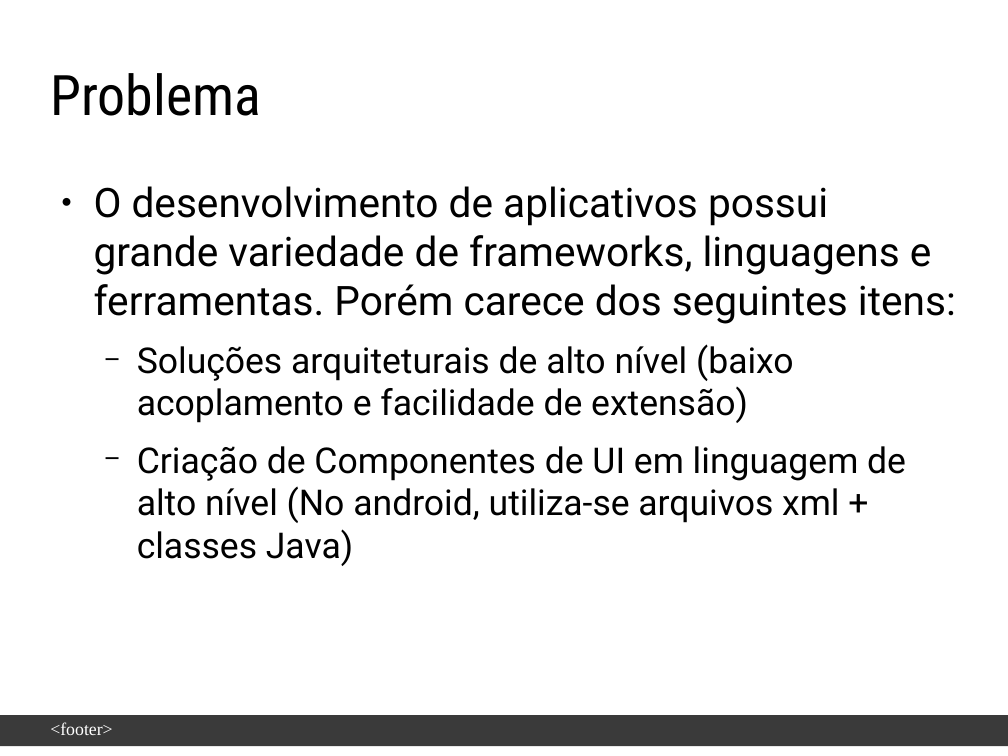
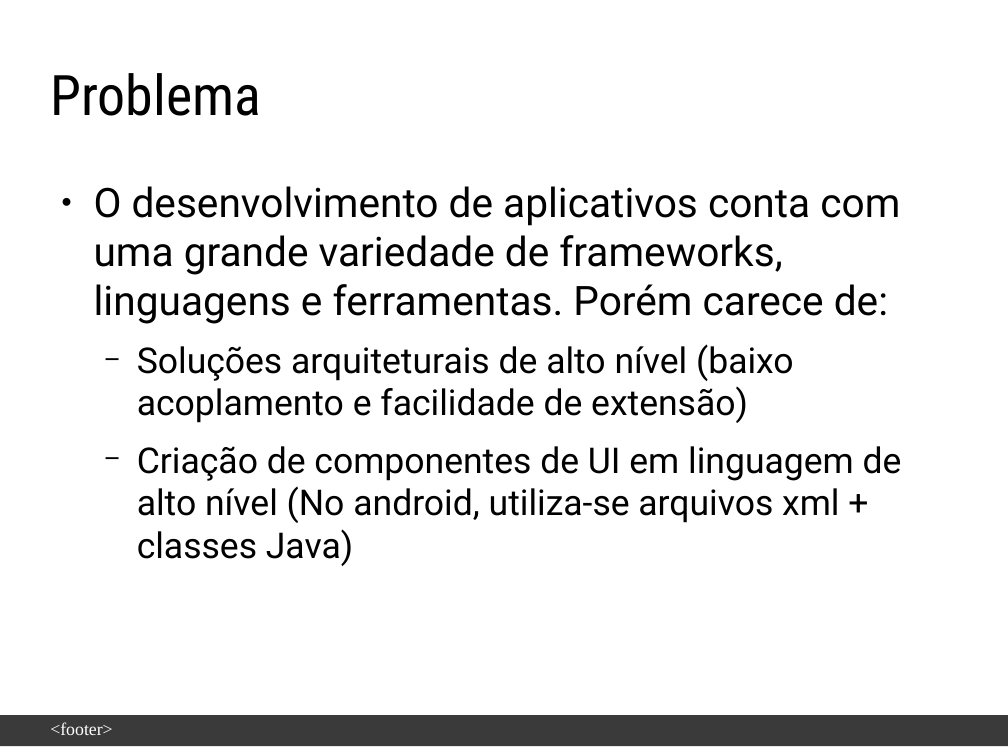
Before and after one commit to enoquesantos/tcc-latex, a slide deck: slide 3 of slide-defesa/Apresentação-EnoqueJoseneas.odp. Drawn at 1008x756 pixels with LibreOffice and Linux fonts; fonts in the diff are those of the drawing; background and template pictures are left out. Boxes give left, top, right and bottom in pixels: in the first picture for what was removed or moved away, otherwise in the second. Text is boxed around its words. In the diff, an @@ line names an element or a change of style, - is before the commit and + after.

```diff
--- a/slide-defesa/Apresentação-EnoqueJoseneas.odp
+++ b/slide-defesa/Apresentação-EnoqueJoseneas.odp
@@ text at (x1=94, y1=186, x2=900, y2=324): text changed @@
-● O desenvolvimento de aplicativos possui grande variedade de frameworks, linguagens e ferramentas. Porém carece dos seguintes itens:
+● O desenvolvimento de aplicativos conta com uma grande variedade de frameworks, linguagens e ferramentas. Porém carece de:
@@ text at (x1=137, y1=446, x2=902, y2=566): text changed @@
-  − Criação de Componentes de UI em linguagem de alto nível (No android, utiliza-se arquivos xml + classes Java)
+  − Criação de componentes de UI em linguagem de alto nível (No android, utiliza-se arquivos xml + classes Java)
```
Also in this commit, not shown: 10 other slides changed, 3 slides added, 4 other files.
